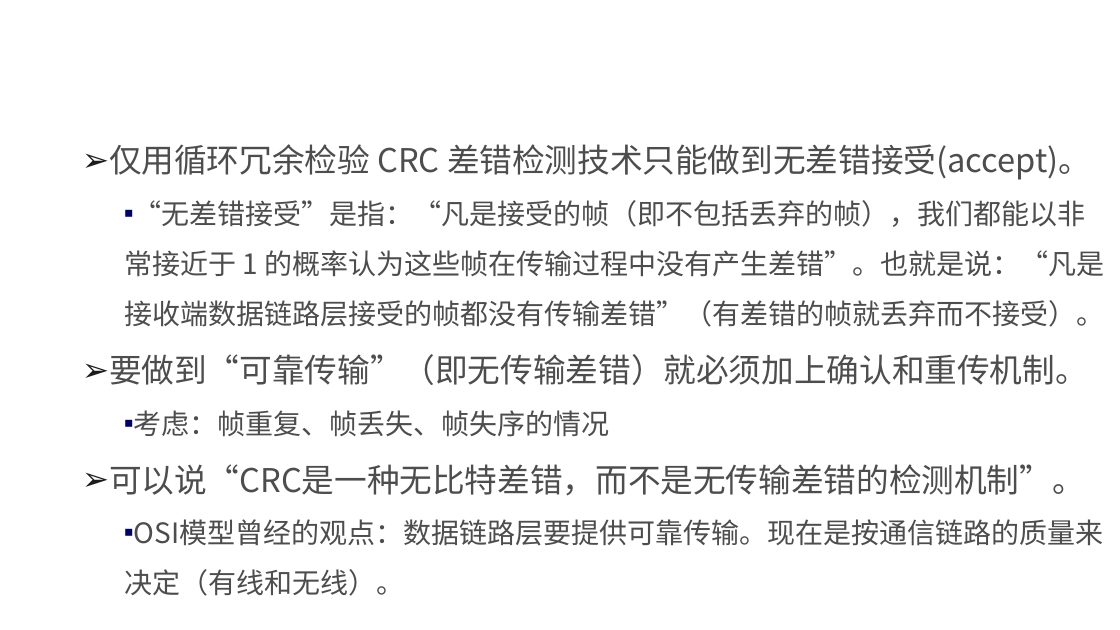
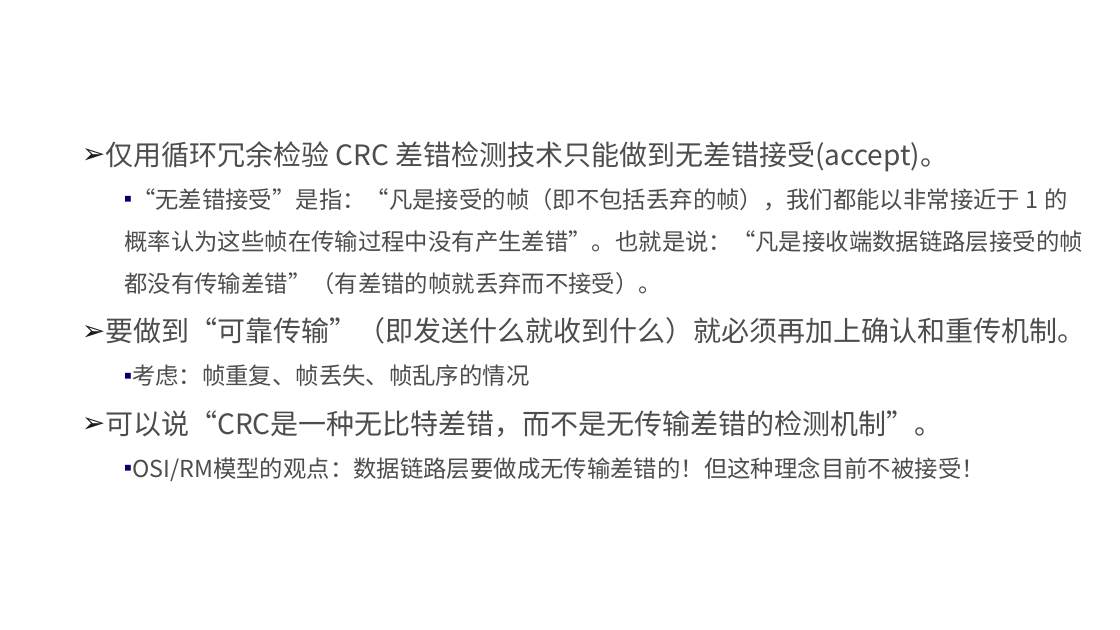
Before and after one commit to edu2act/course-NetWork, a slide deck: slide 23 of materials/slides/ch03 Data Link Layer.pptx. Drawn at 1120x630 pixels with LibreOffice and Linux fonts; fonts in the diff are those of the drawing; background and template pictures are left out. Boxes give left, top, right and bottom in pixels: in the first picture for what was removed or moved away, otherwise in the second. Text is boxed around its words. In the diff, an @@ line names an element or a change of style, - is before the commit and + after.

```diff
--- a/materials/slides/ch03 Data Link Layer.pptx
+++ b/materials/slides/ch03 Data Link Layer.pptx
@@ text at [105,141,1082,437]: size 28 to 24 pt in "仅用循环冗余检验 CRC 差错检测技术只能做到无差错接受(accept)。", "可以说“CRC是一种无比特差错，而不是无传输差错的检测机制”。"; size 24 to 20 pt in "“无差错接受”是指：“凡是接受的帧（即不包括丢弃的帧），我们都能以非常接近于 1 的概率认为这些帧在传输过程中没有产生差 ..." @@
@@ text at [105,317,1085,386]: text changed; size 28 to 24 pt @@
-➢ 要做到“可靠传输”（即无传输差错）就必须加上确认和重传机制。
-  ▪ 考虑：帧重复、帧丢失、帧失序的情况
+➢ 要做到“可靠传输”（即发送什么就收到什么）就必须再加上确认和重传机制。
+  ▪ 考虑：帧重复、帧丢失、帧乱序的情况
@@ text at [132,457,985,481]: text changed; size 24 to 20 pt @@
-  ▪ OSI模型曾经的观点：数据链路层要提供可靠传输。现在是按通信链路的质量来决定（有线和无线）。
+  ▪ OSI/RM模型的观点：数据链路层要做成无传输差错的！但这种理念目前不被接受！
```
Also in this commit, not shown: 16 other slides changed.
